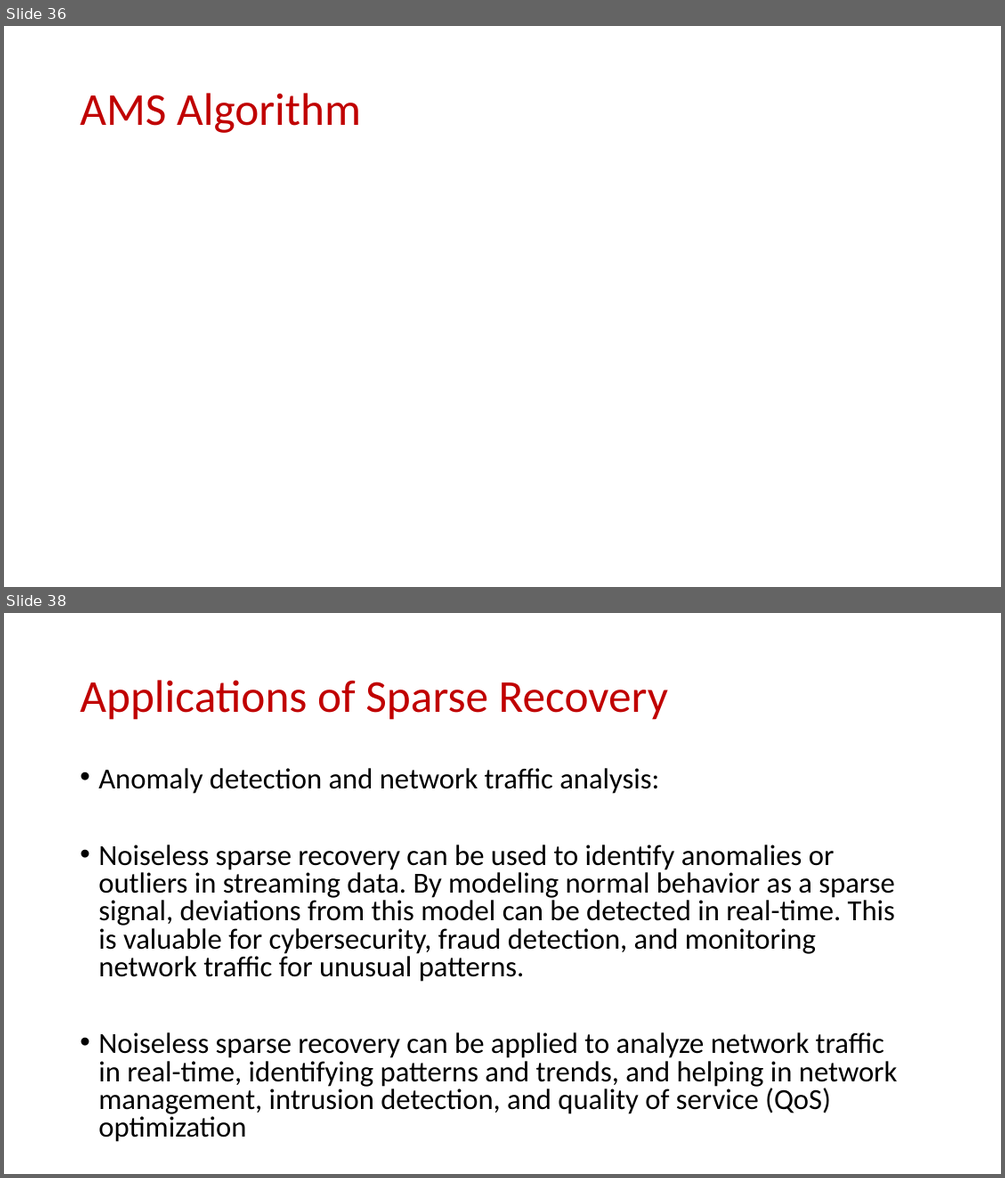
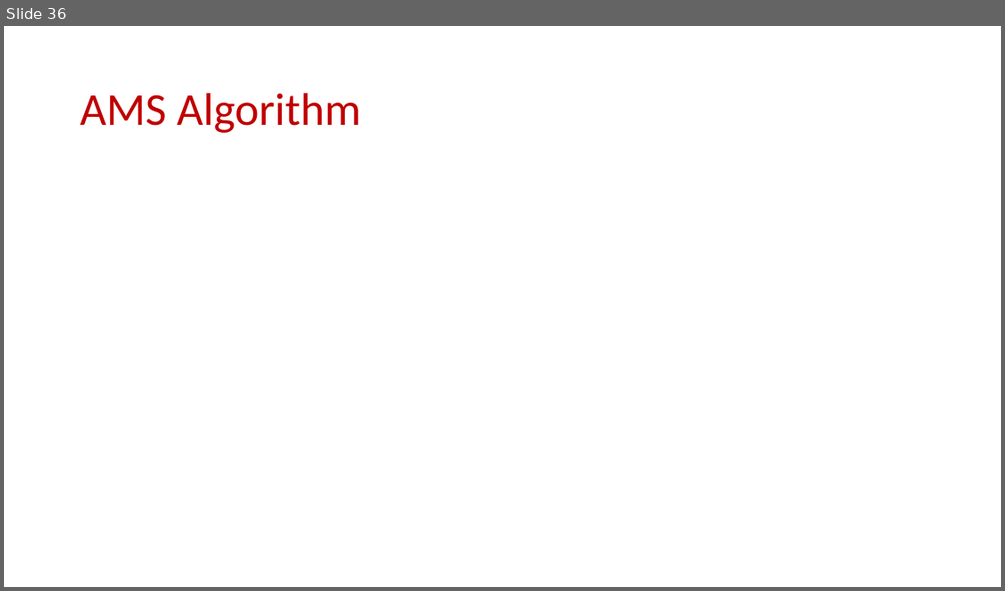
Before and after one commit to samsonzhou/samsonzhou.github.io, a slide deck: CSCE689-23/L14.pptx. Shown one above the other, each under a label of ours: slides 36 and 38 before the commit, slide 36 after it; the slides between them are not shown. The pictures are 1005x1178 and 1005x591 pixels, drawn with LibreOffice and Linux fonts; fonts in the diff are those of the drawing; grey boxes stand for pictures. Boxes give left, top, right and bottom in pixels: in the first picture for what was removed or moved away, otherwise in the second. Text is boxed around its words. In the diff, an @@ line names an element or a change of style, - is before the commit and + after.

Commit message:
ppt

```diff
--- a/CSCE689-23/L14.pptx
+++ b/CSCE689-23/L14.pptx
@@ slide 38 removed at (4, 613, 1001, 1174), background #FFFFFF @@
@@ title removed at (80, 680, 668, 720) @@
-Applications of Sparse Recovery
@@ text removed at (98, 768, 898, 1142) @@
-• Anomaly detection and network traffic analysis:
-• Noiseless sparse recovery can be used to identify anomalies or outliers in streaming data. By modeling normal behavior as a sparse signal, deviations from this model can be detected in real-time. This is valuable for cybersecurity, fraud detection, and monitoring network traffic for unusual patterns.
-• Noiseless sparse recovery can be applied to analyze network traffic in real-time, identifying patterns and trends, and helping in network management, intrusion detection, and quality of service (QoS) optimization
```
Also in this commit, not shown: 60 other slides removed, 3 other files.
